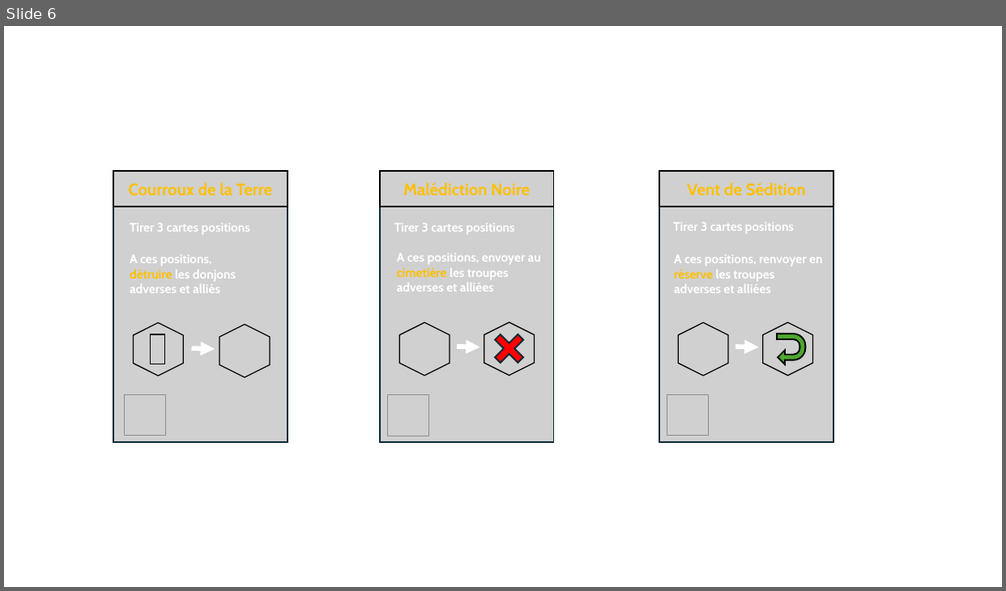
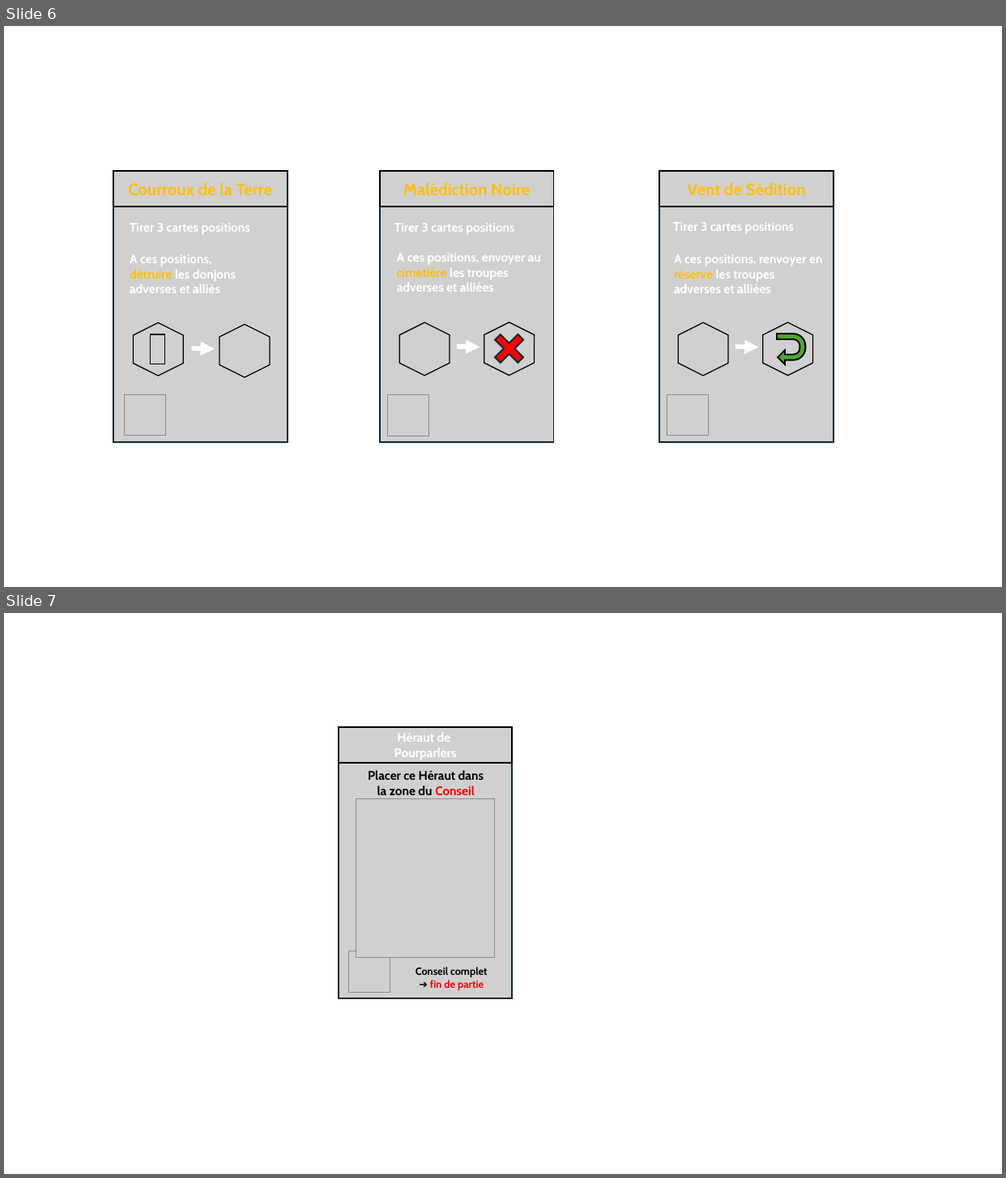
Before and after one commit to LucasBorboleta/Terre-de-Barons, a slide deck: pictures/Deck-fr/Deck-fr.pptx. Shown one above the other, each under a label of ours: slide 6 before the commit, slides 6 and 7 after it. The pictures are 1006x591 and 1006x1178 pixels, drawn with LibreOffice and Linux fonts; fonts in the diff are those of the drawing; grey boxes stand for pictures; background and template pictures are left out. Boxes give left, top, right and bottom in pixels: in the first picture for what was removed or moved away, otherwise in the second. Text is boxed around its words. In the diff, an @@ line names an element or a change of style, - is before the commit and + after.

Commit message:
Design de la carte Héraut de Pourparlers

```diff
--- a/pictures/Deck-fr/Deck-fr.pptx
+++ b/pictures/Deck-fr/Deck-fr.pptx
@@ slide 7 added at <box>4,613,1002,1174</box>, background #FFFFFF @@
@@ group added at <box>339,727,513,999</box>: 4 pictures, 2 texts @@
+Héraut de
+Pourparlers
+Placer ce Héraut dans la zone du Conseil
+Conseil complet
+➔ fin de partie
```
Also in this commit, not shown: 1 other file.
